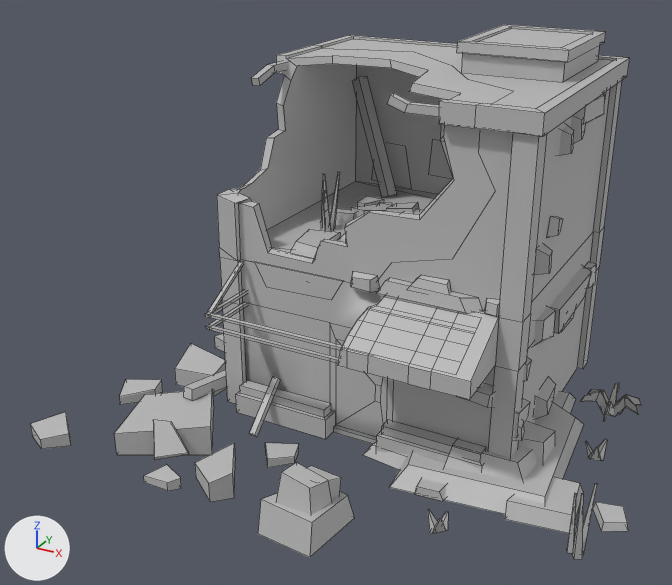
The FBX model Fire/Assets/SimpleApocalypse/_Models/Buildings/SA_Bld_Shop_Damaged_01.fbx: old version first, new version second.
One viewpoint serves both versions: a camera (50 mm lens) standing at (0.133, -0.308, 0.184) and looking at (-0.016, -0.038, 0.048). Arrows for +X, +Y and +Z are at lower left; the lights stay in place. Mesh edges are drawn as thin lines. Where no turn or scale is listed for an object, it has been applied to the vertices. Vertices at the same position are counted once.

Before the edit, the objects in view are built like this:
```python
mat_lambert1 = principled_material('lambert1')
mat_lambert1.base_color = (0.5, 0.5, 0.5)  # grey #bcbcbc
me_mesh = bpy.data.meshes.new('Mesh')
me_mesh.from_pydata(...)  # 542 vertices, 395 faces; spans x -0.103..0.06, y -0.113..0.048, z -0.005..0.135
me_mesh.materials.append(mat_lambert1)  # grey #bcbcbc
me_mesh_001 = bpy.data.meshes.new('Mesh.001')
me_mesh_001.from_pydata(...)  # 770 vertices, 527 faces; spans x -0.095..0.099, y -0.111..0.068, z -0.006..0.121
me_mesh_001.materials.append(mat_lambert1)  # grey #bcbcbc
ob_sa_bld_shop_damaged_01 = bpy.data.objects.new('SA_Bld_Shop_Damaged_01', me_mesh)
ob_sa_bld_shop_damaged_01.location = (0.0, 0.0, 0.0)
ob_sa_bld_shop_growth_01 = bpy.data.objects.new('SA_Bld_Shop_Growth_01', me_mesh_001)
ob_sa_bld_shop_growth_01.location = (0.0, 0.0, 0.0)
```
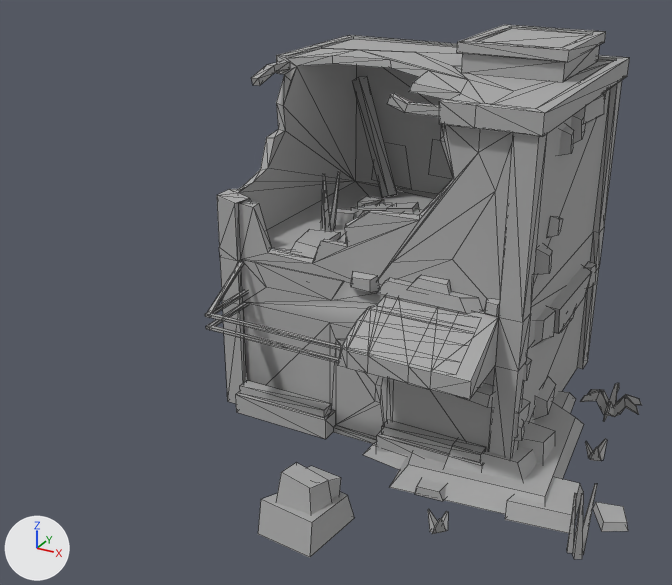
Changed parts and their boxes [x1, y1, x2, y2] in the pictures (672 x 585 px):
'SA_Bld_Shop_Damaged_01', recoloured, reshaped (29% narrower, 7% shorter): before [31, 24, 630, 502]; after [205, 24, 630, 470]
'SA_Bld_Shop_Growth_01', recoloured: [258, 92, 641, 559] in both
part 1 of me_mesh, deleted: before [31, 334, 299, 502]

Edits to the bpy script that builds the scene:
```text
Change mat_lambert1:
    mat_lambert1.base_color: (0.5, 0.5, 0.5) -> (0.4, 0.4, 0.4)  # grey #bcbcbc -> grey #aaaaaa
Change me_mesh:
    used by ob_sa_bld_shop_damaged_01; location = (0.0, 0.0, 0.0)
    remove me_mesh.from_pydata(...)  # 542 vertices, 395 faces; spans x -0.103..0.06, y -0.113..0.048, z -0.005..0.135
    add me_mesh.from_pydata(...)  # 454 vertices, 763 faces; spans x -0.057..0.06, y -0.075..0.048, z 0.0..0.135
    me_mesh part 1: 11 loose pieces with 88 vertices, spanning x -0.103..-0.01, y -0.113..-0.003, z -0.005..0.017, are deleted
```
